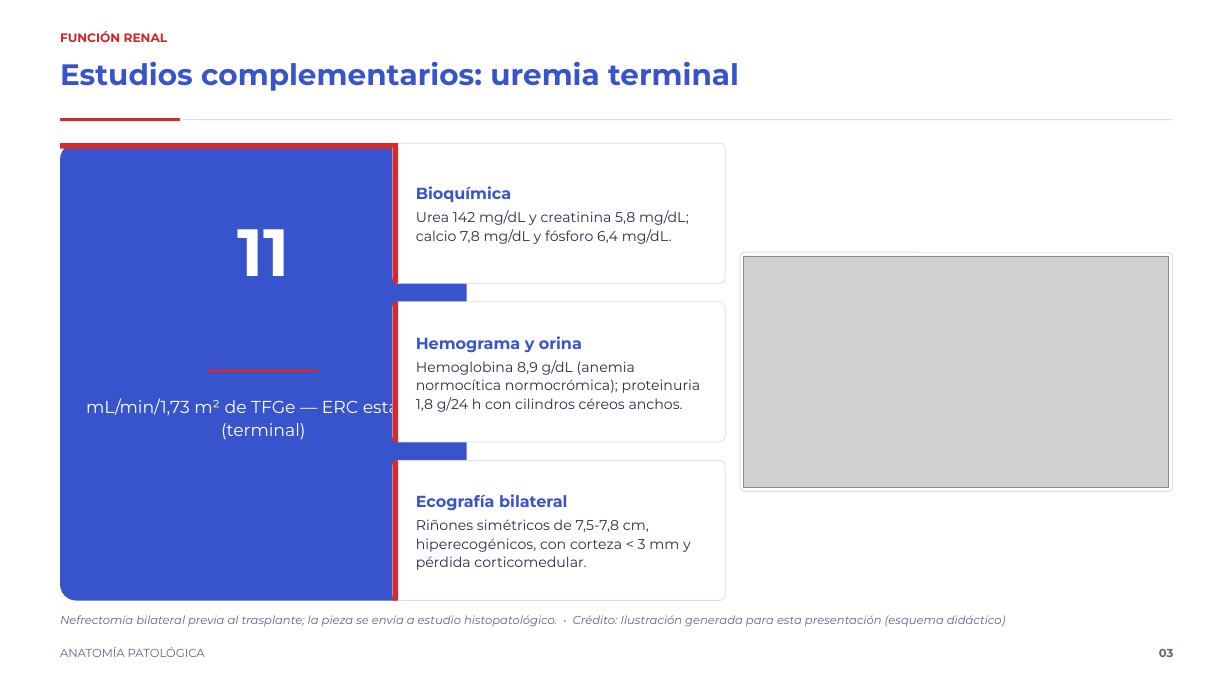
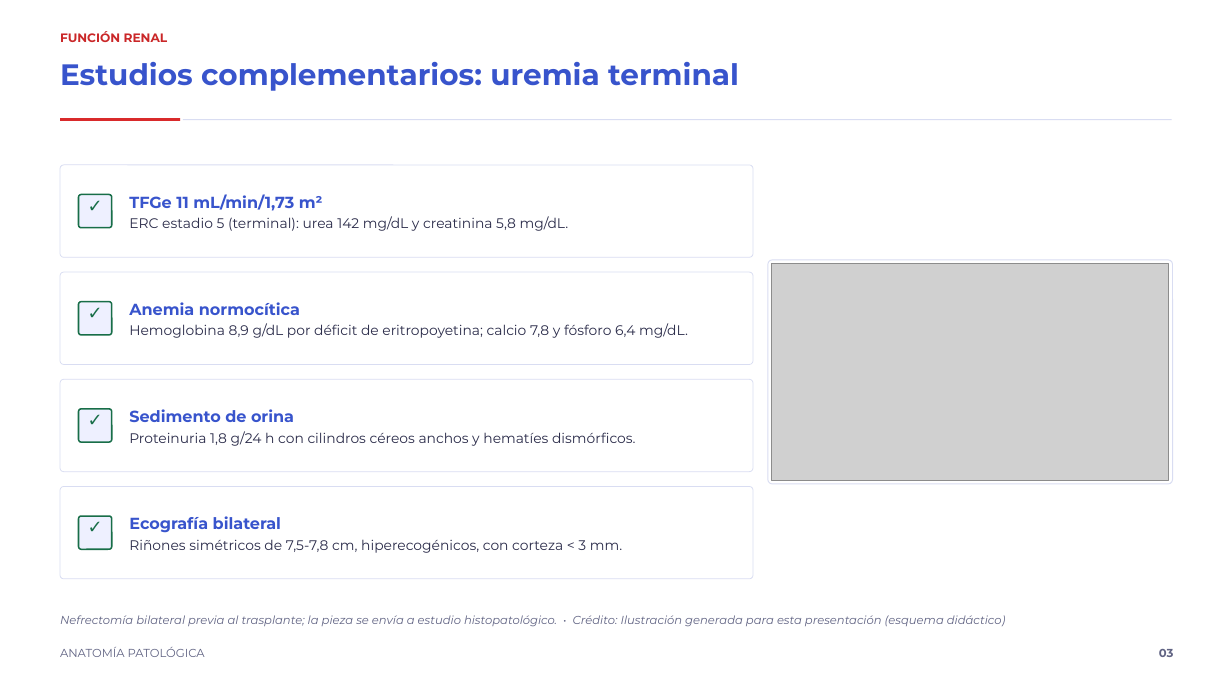
Before and after one commit to rpsin9096/slide-repo-v1, a slide deck: slide 3 of tema3-glomerulonefritis/tema3_glomerulonefritis_cronica.pptx. Drawn at 1232x693 pixels with LibreOffice and Linux fonts; fonts in the diff are those of the drawing; grey boxes stand for pictures. Boxes give left, top, right and bottom in pixels: in the first picture for what was removed or moved away, otherwise in the second. Text is boxed around its words. In the diff, an @@ line names an element or a change of style, - is before the commit and + after.

Commit message:
Apply PME v1.0 prose audit refinements and fix slide 3 overlap
Refinamientos de la Auditoría de Prosa Médica Deliberativa (PME v1.0):
- Slide 2: agencia causal explícita en el hito de los 47 años
  (sobrecarga presora -> colapso hemodinámico de las nefronas)
- Slide 4: el pie desempaqueta la atrofia hacia evidencia temporal
  (reducción simétrica que confirma la lesión crónica terminal)
- Slide 7: la lesión vascular como proceso causal
  (estrecha la luz -> isquemia posglomerular -> liberación de renina)
- Slide 9: clausura pragmática vinculante (> 85% de obsolescencia
  contraindica la inmunosupresión e impone terapia de sustitución renal)

Textos PME ajustados a los presupuestos del motor (110/140/125/140 car.)
y al guard de estilo ('colapso' solo con calificador literal).

Verificación de overlap en slide 3: stat_card con imagen solapaba el
panel del dato heroico con las tarjetas narrativas en 0,80 in x 1,52 in
(medido en el .pptx; el fixture del motor no cubre stat_card con imagen).
Slide 3 reestructurado como checklist con imagen (ítems 0,65-8,15 in;
imagen 8,35-12,65 in): mismo contenido de estudios + esquema de ecografía,
sin solapamiento. Escaneo geométrico de los 10 slides: slide 3 CLEAN.

Archivos: manifest.py, tema3_glomerulonefritis_cronica.pptx (rebuild),
README.md (nota PME + verificación de overlap), source/auditoria_pme_v1.md.

Verificaciones: lint PASS (10 slides), build OK, contraste 0 violaciones.

```diff
--- a/tema3-glomerulonefritis/tema3_glomerulonefritis_cronica.pptx
+++ b/tema3-glomerulonefritis/tema3_glomerulonefritis_cronica.pptx
@@ rounded rectangle removed at [60, 143, 467, 601] @@
@@ rectangle removed at [60, 143, 467, 149] @@
@@ rectangle removed at [393, 143, 398, 284] @@
@@ rounded rectangle: place and size @@
-rounded rectangle at [393, 143, 726, 284]
+rounded rectangle at [60, 165, 753, 257]
@@ rounded rectangle added at [79, 194, 112, 227], fill #EEF0FF, outline #186E48 1.2 pt @@
@@ text added at [79, 192, 112, 226], 14 pt, text #186E48, bold @@
+✓
@@ text added at [129, 194, 569, 231], 10.8 pt, text #2B2C4A @@
+TFGe 11 mL/min/1,73 m²
+ERC estadio 5 (terminal): urea 142 mg/dL y creatinina 5,8 mg/dL.
@@ text removed at [237, 229, 289, 276] @@
-11
@@ rounded rectangle: place and size @@
-rounded rectangle at [740, 252, 1173, 492]
+rounded rectangle at [768, 260, 1173, 484]
@@ picture: place and size @@
-picture at [744, 256, 1169, 488]
+picture at [772, 263, 1169, 481]
@@ rounded rectangle added at [60, 272, 753, 364], fill #FFFFFF, outline #D9DDF2 0.6 pt @@
@@ text added at [79, 299, 112, 333], 14 pt, text #186E48, bold @@
+✓
@@ rounded rectangle added at [79, 301, 112, 335], fill #EEF0FF, outline #186E48 1.2 pt @@
@@ text at [129, 302, 688, 338]: text changed; size 11 to 10.8 pt @@
-Bioquímica
-Urea 142 mg/dL y creatinina 5,8 mg/dL; calcio 7,8 mg/dL y fósforo 6,4 mg/dL.
+Anemia normocítica
+Hemoglobina 8,9 g/dL por déficit de eritropoyetina; calcio 7,8 y fósforo 6,4 mg/dL.
@@ rectangle removed at [393, 302, 398, 443] @@
@@ rounded rectangle: place and size @@
-rounded rectangle at [393, 302, 726, 443]
+rounded rectangle at [60, 379, 753, 471]
@@ rectangle removed at [208, 370, 319, 372] @@
@@ rounded rectangle added at [79, 409, 112, 442], fill #EEF0FF, outline #186E48 1.2 pt @@
@@ text added at [79, 407, 112, 440], 14 pt, text #186E48, bold @@
+✓
@@ text removed at [86, 396, 426, 440] @@
-mL/min/1,73 m² de TFGe — ERC estadio 5 (terminal)
@@ text at [129, 409, 636, 446]: text changed; size 11 to 10.8 pt @@
-Hemograma y orina
-Hemoglobina 8,9 g/dL (anemia normocítica normocrómica); proteinuria 1,8 g/24 h con cilindros céreos anchos.
+Sedimento de orina
+Proteinuria 1,8 g/24 h con cilindros céreos anchos y hematíes dismórficos.
@@ rectangle removed at [393, 460, 398, 601] @@
@@ rounded rectangle: place and size @@
-rounded rectangle at [393, 460, 726, 601]
+rounded rectangle at [60, 486, 753, 579]
@@ text "Ecografía bilateral": place and size @@
-text "Ecografía bilateral" at [416, 494, 691, 570]
+text "Ecografía bilateral" at [129, 516, 622, 553]
@@ rounded rectangle added at [79, 516, 112, 549], fill #EEF0FF, outline #186E48 1.2 pt @@
@@ text added at [79, 515, 112, 548], 14 pt, text #186E48, bold @@
+✓
@@ text at [129, 539, 622, 553]: text changed; size 11 to 10.8 pt @@
-Riñones simétricos de 7,5-7,8 cm, hiperecogénicos, con corteza < 3 mm y pérdida corticomedular.
+Riñones simétricos de 7,5-7,8 cm, hiperecogénicos, con corteza < 3 mm.
@@ text at [129, 516, 281, 533]: less space between paragraphs @@
```
Also in this commit, not shown: 4 other slides changed, 3 other files.
